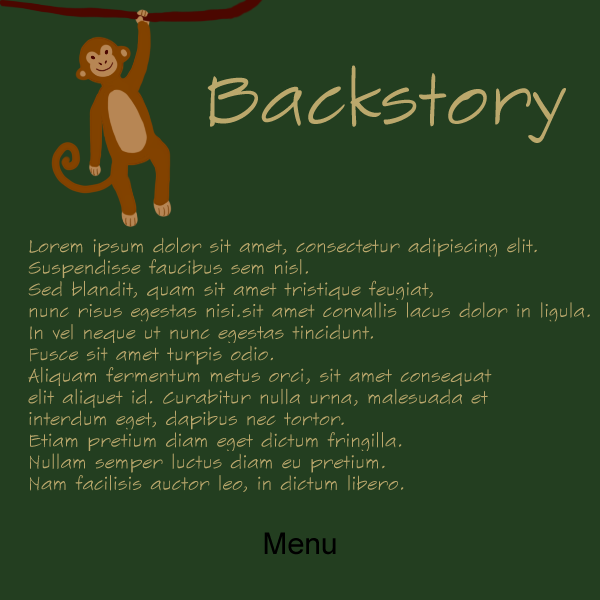
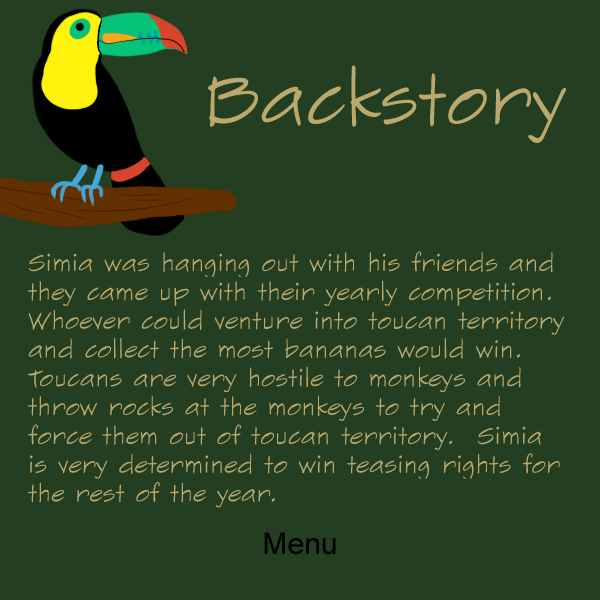
Revision of a layered 600 x 600 image; what changed, layer by layer:
added layer "Toucan" above "LeftHangingSimia" over [0, 8, 238, 236]
hid "LeftHangingSimia" over [0, 0, 263, 228]
renamed "Lorem ipsum dolor sit amet, consectetur adipiscing elit. Suspe" to "Simia was hanging out with his friends and they came up with th", painted on it over [28, 237, 590, 508]
